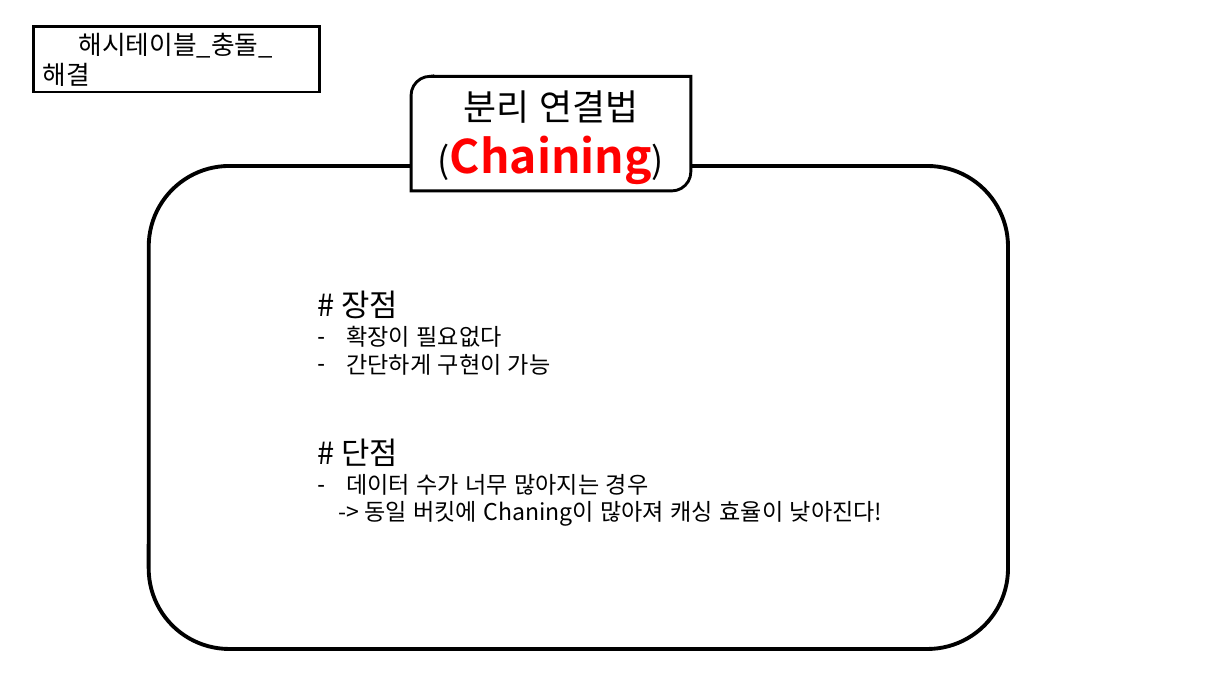
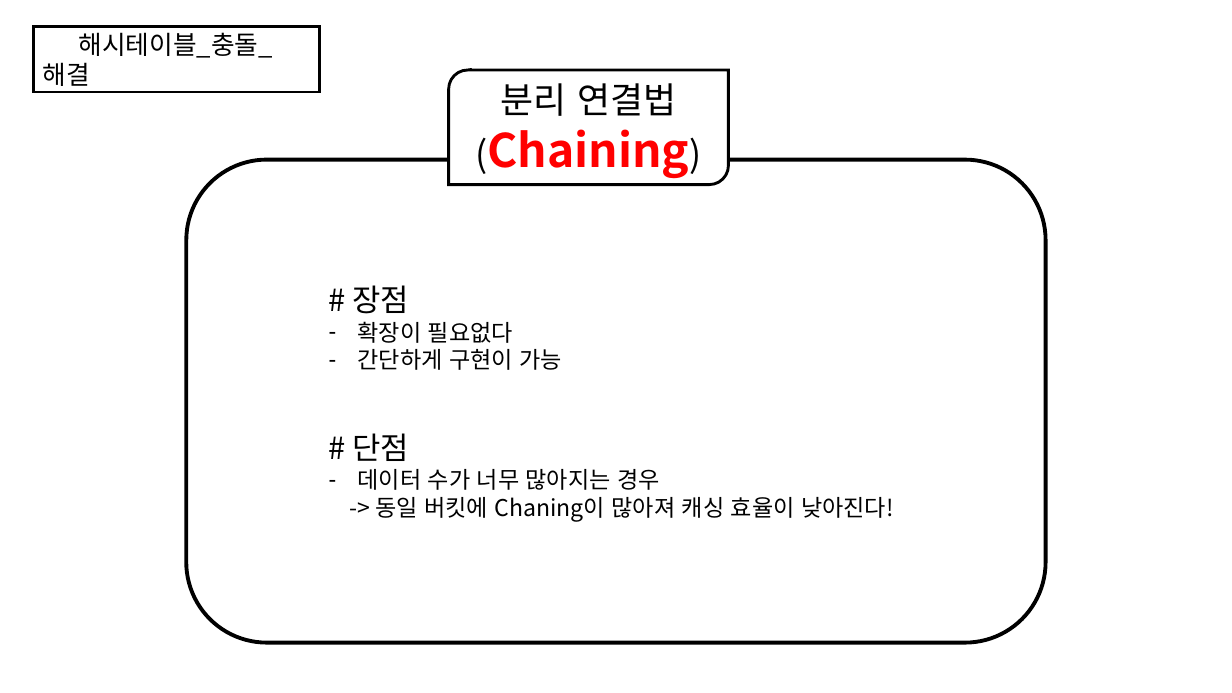
Before and after one commit to Boknami/Algorism, a slide deck: slide 8 of 코딩테스트/발표자료/1주차_해시테이블.pptx. Drawn at 1232x693 pixels with LibreOffice and Linux fonts; fonts in the diff are those of the drawing. Boxes give left, top, right and bottom in pixels: in the first picture for what was removed or moved away, otherwise in the second. Text is boxed around its words. In the diff, an @@ line names an element or a change of style, - is before the commit and + after.

```diff
--- a/코딩테스트/발표자료/1주차_해시테이블.pptx
+++ b/코딩테스트/발표자료/1주차_해시테이블.pptx
@@ round diag rect "분리 연결법(Chaining)": place and size @@
-round diag rect "분리 연결법(Chaining)" at <box>411,77,691,191</box>
+round diag rect "분리 연결법(Chaining)" at <box>449,70,729,185</box>
@@ rounded rectangle: place and size @@
-rounded rectangle at <box>149,166,1008,650</box>
+rounded rectangle at <box>187,160,1046,643</box>
@@ rectangle "# 장점": place and size @@
-rectangle "# 장점" at <box>309,311,954,499</box>
+rectangle "# 장점" at <box>320,308,965,495</box>
```
Also in this commit, not shown: 1 other slide changed, 1 other file.
